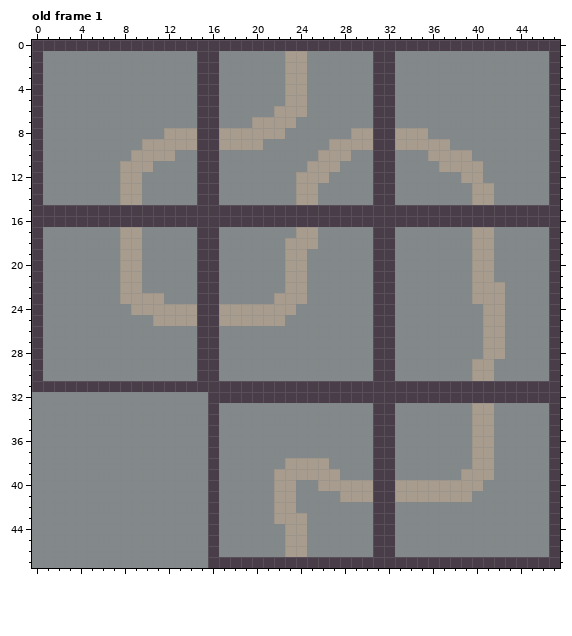
Pixel-art file -- Assets/Graphics/UI/Mini games/Bricksprites.aseprite. Above is the file before it was changed.
48x48 pixels, 1 frame. Shown: old frame 1. The commit also changed other frames, which this record leaves out.
Now the later version:
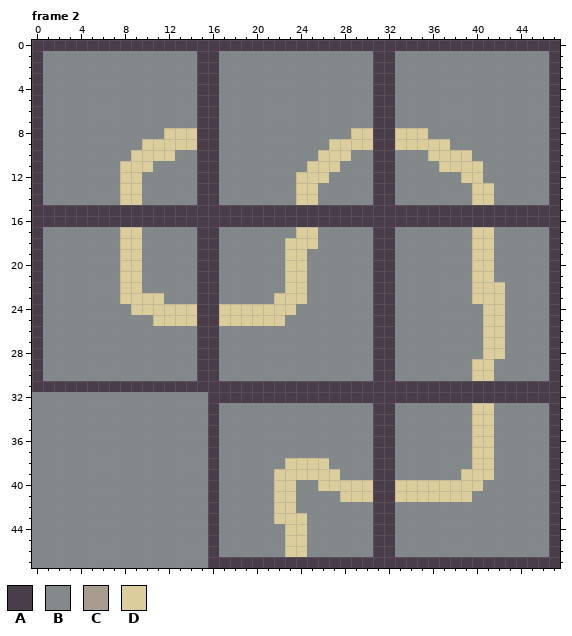
Palette (. is transparent): A #4a3d4a  B #83898b  C #a89c8e  D #dcce9c
A new or re-ordered frame is compared with the old frame closest to it.
Changes in this commit:
frames 1 -> 2
Frame 2 is new; against old frame 1:
y 1..5: x 23..24 CC -> BB
y 6: x 22..24 CCC -> BBB
y 7: x 20..23 CCCC -> BBBB
y 8: x 12..14 CCC -> DDD; x 17..22 CCCCCC -> BBBBBB; x 29..30 CC -> DD; x 33..35 CCC -> DDD
y 9: x 10..14 CCCCC -> DDDDD; x 17..20 CCCC -> BBBB; x 27..30 CCCC -> DDDD; x 33..37 CCCCC -> DDDDD
y 10: x 9..12 CCCC -> DDDD; x 26..28 CCC -> DDD; x 36..39 CCCC -> DDDD
y 11: x 8..10 CCC -> DDD; x 25..27 CCC -> DDD; x 37..40 CCCC -> DDDD
y 12: x 8..9 CC -> DD; x 24..26 CCC -> DDD; x 39..40 CC -> DD
y 13..14: x 8..9 CC -> DD; x 24..25 CC -> DD; x 40..41 CC -> DD
y 17: x 8..9 CC -> DD; x 24..25 CC -> DD; x 40..41 CC -> DD
y 18: x 8..9 CC -> DD; x 23..25 CCC -> DDD; x 40..41 CC -> DD
y 19..21: x 8..9 CC -> DD; x 23..24 CC -> DD; x 40..41 CC -> DD
y 22: x 8..9 CC -> DD; x 23..24 CC -> DD; x 40..42 CCC -> DDD
y 23: x 8..11 CCCC -> DDDD; x 22..24 CCC -> DDD; x 40..42 CCC -> DDD
y 24: x 9..14 CCCCCC -> DDDDDD; x 17..23 CCCCCCC -> DDDDDDD; x 41..42 CC -> DD
y 25: x 11..14 CCCC -> DDDD; x 17..22 CCCCCC -> DDDDDD; x 41..42 CC -> DD
y 26..28: x 41..42 CC -> DD
y 29..30: x 40..41 CC -> DD
y 33..37: x 40..41 CC -> DD
y 38: x 23..26 CCCC -> DDDD; x 40..41 CC -> DD
y 39: x 22..27 CCCCCC -> DDDDDD; x 39..41 CCC -> DDD
y 40: x 22..23 CC -> DD; x 26..30 CCCCC -> DDDDD; x 33..40 CCCCCCCC -> DDDDDDDD
y 41: x 22..23 CC -> DD; x 28..30 CCC -> DDD; x 33..39 CCCCCCC -> DDDDDDD
y 42: x 22..23 CC -> DD
y 43: x 22..24 CCC -> DDD
y 44..46: x 23..24 CC -> DD
